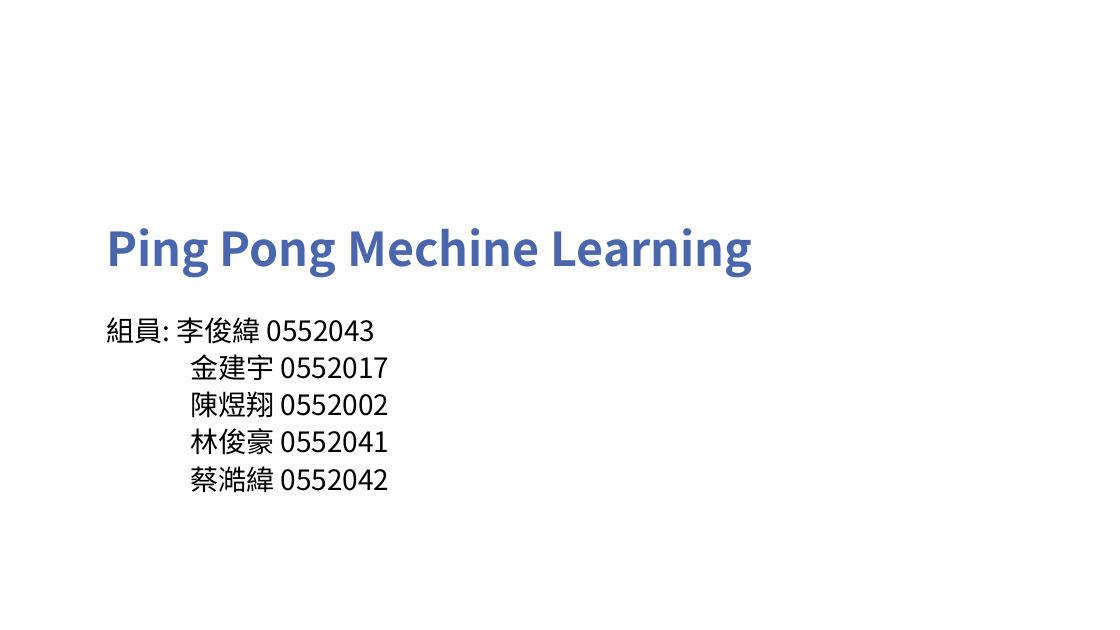
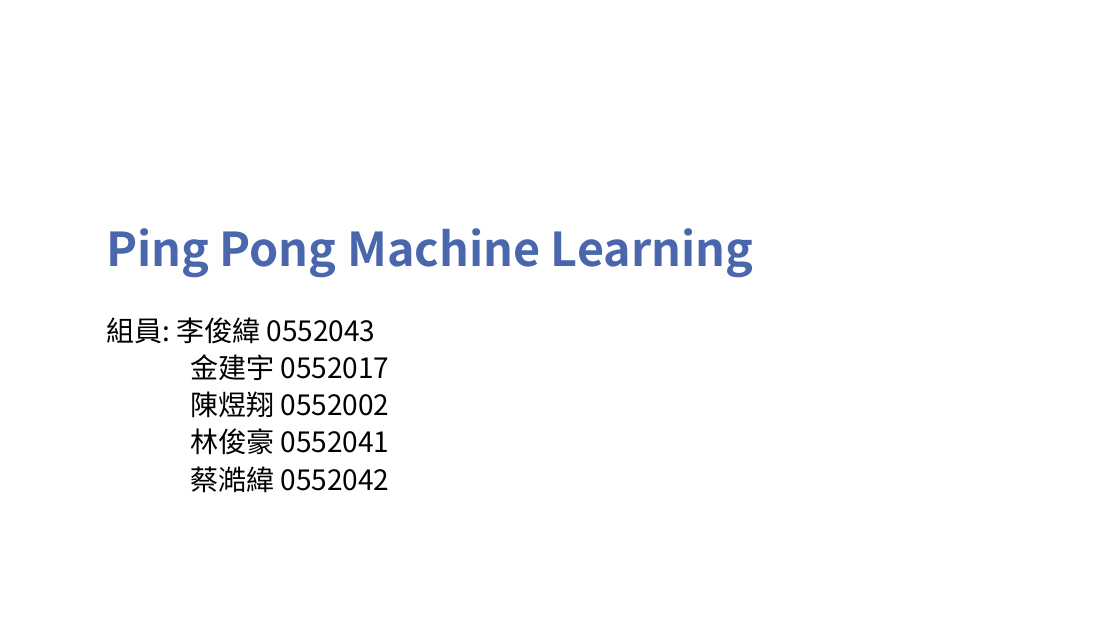
Before and after one commit to TsaiHaoWei/Machine-Learning, a slide deck: slide 1 of Finally project/Pingpong_第六組.pptx. Drawn at 1120x630 pixels with LibreOffice and Linux fonts; fonts in the diff are those of the drawing; background and template pictures are left out. Boxes give left, top, right and bottom in pixels: in the first picture for what was removed or moved away, otherwise in the second. Text is boxed around its words. In the diff, an @@ line names an element or a change of style, - is before the commit and + after.

```diff
--- a/Finally project/Pingpong_第六組.pptx
+++ b/Finally project/Pingpong_第六組.pptx
@@ title at box(106, 228, 753, 278): text changed @@
-Ping Pong Mechine Learning
+Ping Pong Machine Learning
```
Also in this commit, not shown: 3 slides added, 1 slide removed.
